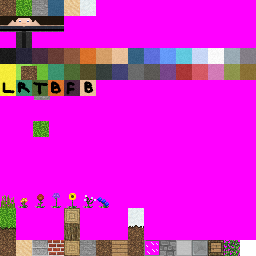
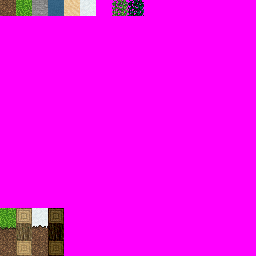
Revision of a layered 256×256 image; what changed, layer by layer:
added layer "blocks" above "Background" over 0, 0, 144, 256
renamed "texture.png" to "Background", painted on it over 0, 0, 256, 256
